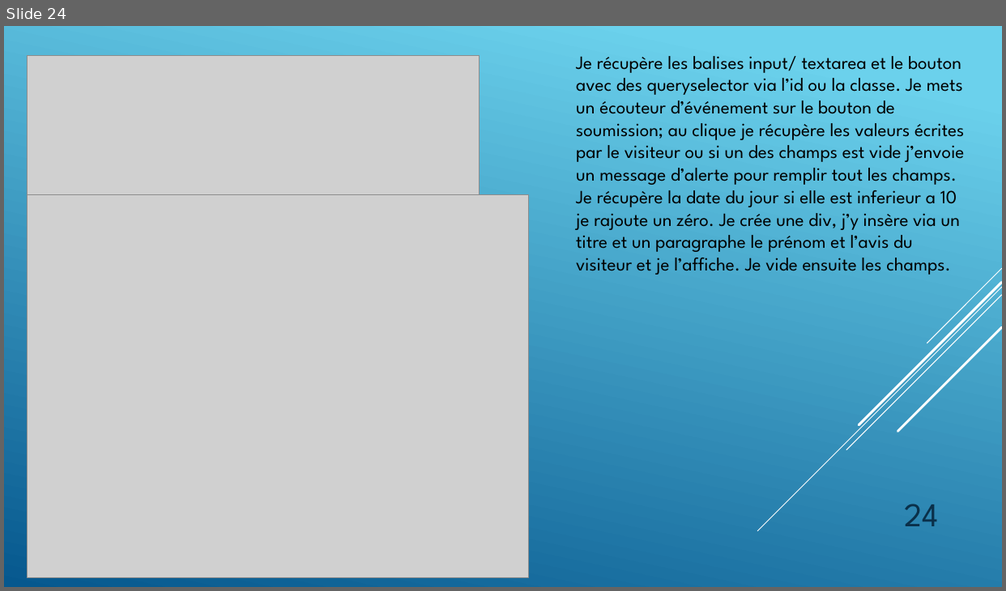
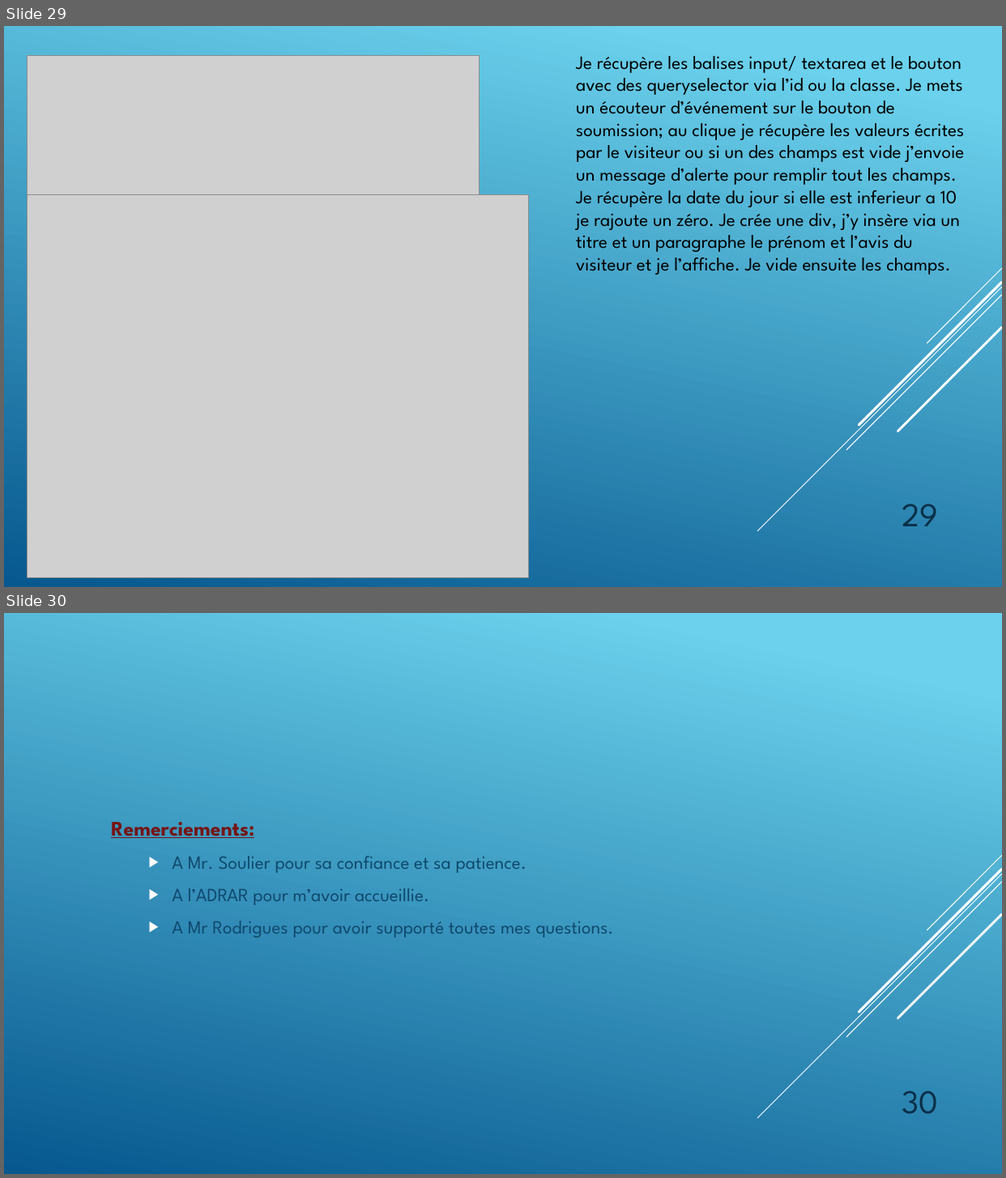
Before and after one commit to GillesP-dev/FilRouge, a slide deck: CDC/L_artiste.pptx. Shown one above the other, each under a label of ours: slide 24 before the commit, slides 29 and 30 after it. The pictures are 1006x591 and 1006x1178 pixels, drawn with LibreOffice and Linux fonts; fonts in the diff are those of the drawing; grey boxes stand for pictures. Boxes give left, top, right and bottom in pixels: in the first picture for what was removed or moved away, otherwise in the second. Text is boxed around its words. In the diff, an @@ line names an element or a change of style, - is before the commit and + after.

```diff
--- a/CDC/L_artiste.pptx
+++ b/CDC/L_artiste.pptx
@@ slide 30 added at [4,613,1002,1174], background gradient #6ED2EB to #06588E; not listed: 5 template elements that a slide beside it also shows @@
@@ text added at [111,822,613,938], 18 pt, text #0F496F @@
+Remerciements:
+  ▶ A Mr. Soulier pour sa confiance et sa patience.
+  ▶ A l’ADRAR pour m’avoir accueillie.
+  ▶ A Mr Rodrigues pour avoir supporté toutes mes questions.
@@ page number added at [901,1091,938,1114], 32 pt, text #0A304A @@
+30
@@ what was slide 24 is now slide 29 @@
@@ page number at [902,504,939,527]: text changed @@
-24
+29
```
Also in this commit, not shown: 3 slides changed, 5 other slides added, 3 slides removed, 4 other files.
